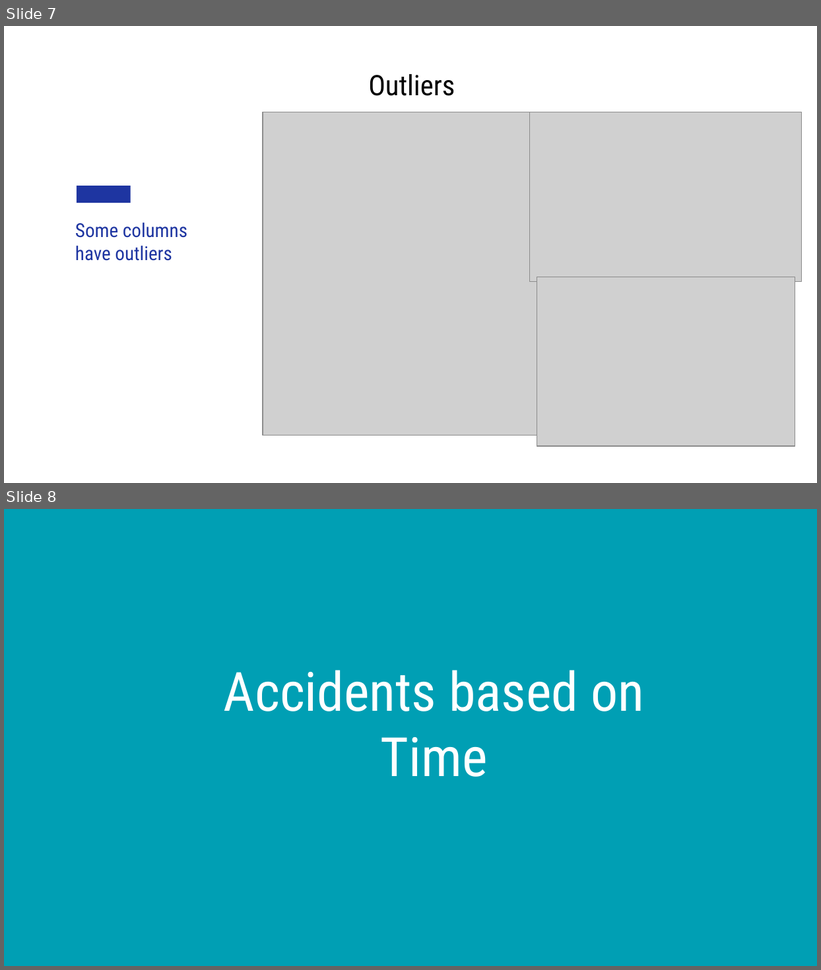
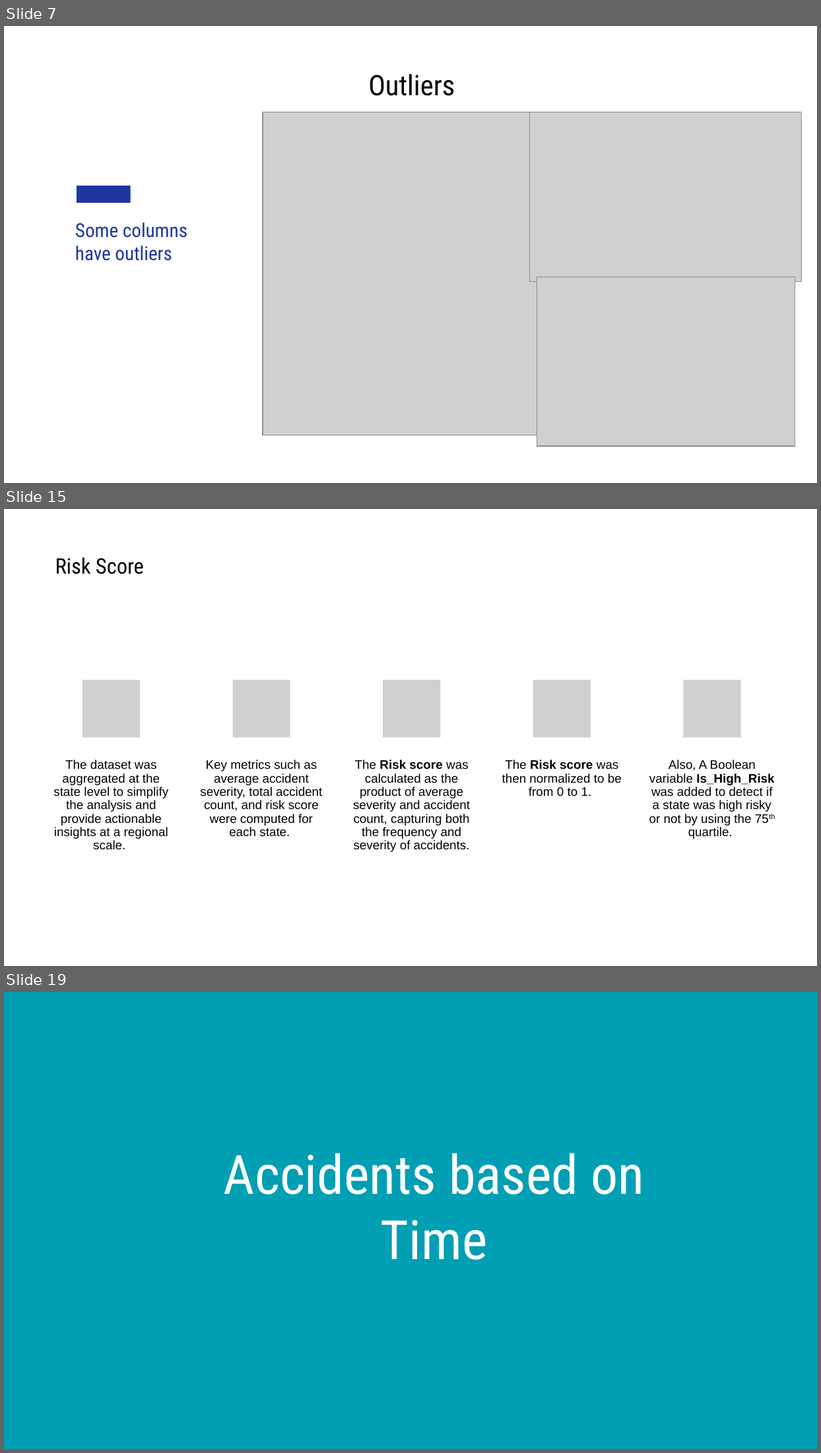
Before and after one commit to Person-Ad/US-Accidents-Big-Data-Analytics-Spark, a slide deck: docs/Team 10 Presentation.pptx. Shown one above the other, each under a label of ours: slides 7 and 8 before the commit, slides 7, 15 and 19 after it; the slides between them are not shown. The pictures are 821x970 and 821x1453 pixels, drawn with LibreOffice and Linux fonts; fonts in the diff are those of the drawing; grey boxes stand for pictures. Boxes give left, top, right and bottom in pixels: in the first picture for what was removed or moved away, otherwise in the second. Text is boxed around its words. In the diff, an @@ line names an element or a change of style, - is before the commit and + after.

```diff
--- a/docs/Team 10 Presentation.pptx
+++ b/docs/Team 10 Presentation.pptx
@@ slide 15 added at [4, 509, 817, 966], background #FFFFFF @@
@@ title added at [55, 557, 144, 574], 19 pt, text #000000 @@
+Risk Score
@@ group added at [54, 680, 774, 852]: 5 pictures, 5 texts @@
+The dataset was aggregated at the state level to simplify the analysis and provide actionable insights at a regional scale.
+Key metrics such as average accident severity, total accident count, and risk score were computed for each state.
+The Risk score was calculated as the product of average severity and accident count, capturing both the frequency and severity of accidents.
+The Risk score was then normalized to be from 0 to 1.
+Also, A Boolean variable Is_High_Risk was added to detect if a state was high risky or not by using the 75th quartile.
@@ what was slide 8 is now slide 19 @@
```
Also in this commit, not shown: 18 other slides added, 1 slide removed, 2 other files.
